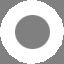
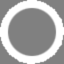
Layers edited between the first and the second w=64, h=64 image:
painted on "Warstwa 3" over [left=0, top=0, right=64, bottom=64]
hid "Warstwa 2", painted on it over [left=0, top=0, right=64, bottom=64]
